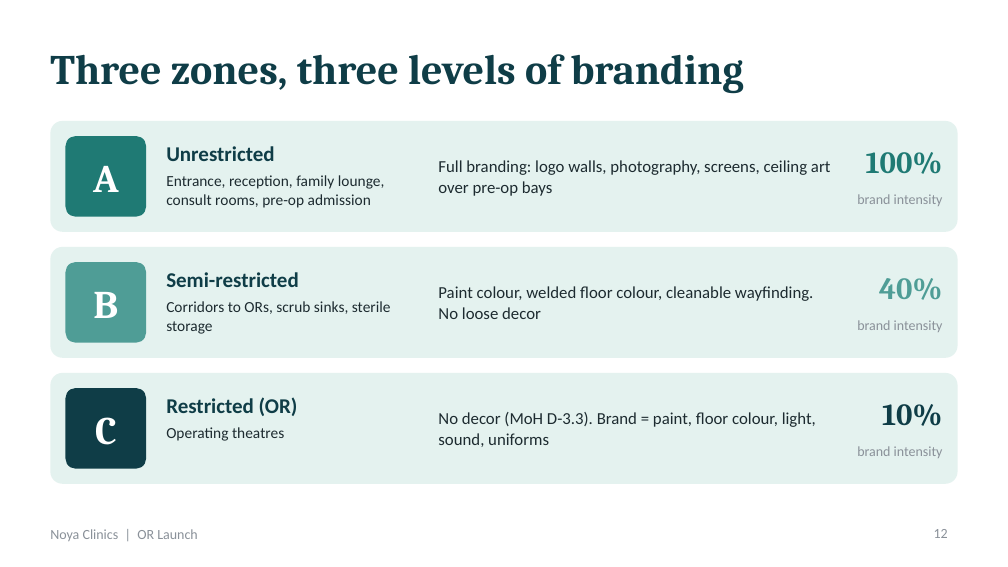
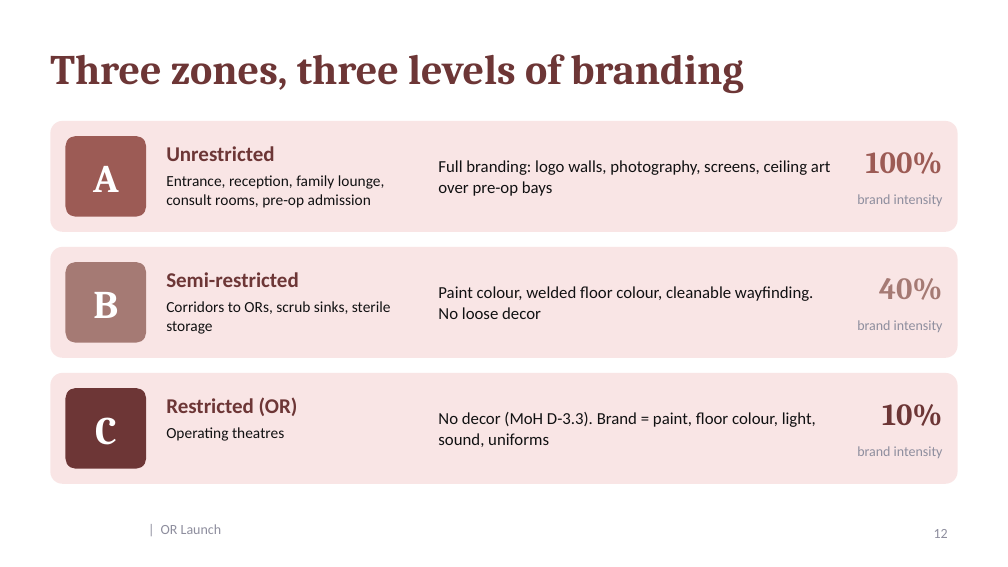
Before and after one commit to salmanhossam/Salads, a slide deck: slide 12 of noya-or-rooms/Noya_OR_Patient_Journey_and_Branding.pptx. Drawn at 1008x567 pixels with LibreOffice and Linux fonts; fonts in the diff are those of the drawing; background and template pictures are left out. Boxes give left, top, right and bottom in pixels: in the first picture for what was removed or moved away, otherwise in the second. Text is boxed around its words. In the diff, an @@ line names an element or a change of style, - is before the commit and + after.

```diff
--- a/noya-or-rooms/Noya_OR_Patient_Journey_and_Branding.pptx
+++ b/noya-or-rooms/Noya_OR_Patient_Journey_and_Branding.pptx
@@ rounded rectangle at <box>66,136,146,217</box>: fill #1F7A74 to #9C5B55 @@
@@ text "100%" at <box>866,152,943,174</box>: text colour #1F7A74 to #9C5B55 @@
@@ rounded rectangle at <box>66,262,146,343</box>: fill #4F9D96 to #A57A74 @@
@@ text "40%" at <box>879,278,942,300</box>: text colour #4F9D96 to #A57A74 @@
@@ fill #E4F2EF to #F9E5E5 in 3 elements at <box>50,121,958,232</box>, <box>50,247,958,358</box>, <box>50,373,958,484</box> @@
@@ rounded rectangle at <box>66,388,146,469</box>: fill #0F3D47 to #6D3636 @@
@@ text colour #1D2B30 to #111112 in 6 elements at <box>166,175,385,208</box>, <box>438,160,830,196</box>, <box>166,301,391,334</box>, <box>438,286,813,319</box>, <box>166,427,284,441</box>, <box>438,412,816,447</box> @@
@@ text colour #0F3D47 to #6D3636 in 5 elements at <box>50,54,744,93</box>, <box>166,146,274,161</box>, <box>166,272,299,287</box>, <box>166,397,298,416</box>, <box>882,404,942,426</box> @@
@@ text colour #8A9199 to #8E8E9E in 3 elements at <box>857,194,943,206</box>, <box>857,320,943,332</box>, <box>857,446,943,458</box> @@
@@ text at <box>161,524,221,534</box>: text changed; text colour #8A9199 to #8E8E9E @@
-Noya Clinics | OR Launch
+| OR Launch
```
Also in this commit, not shown: 20 other slides changed, 4 other files.
